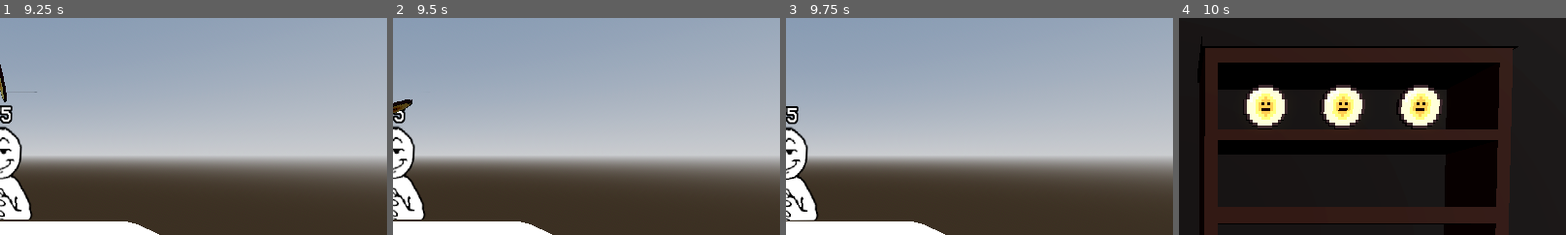
Above: before the commit, frames 1-4 (left to right).
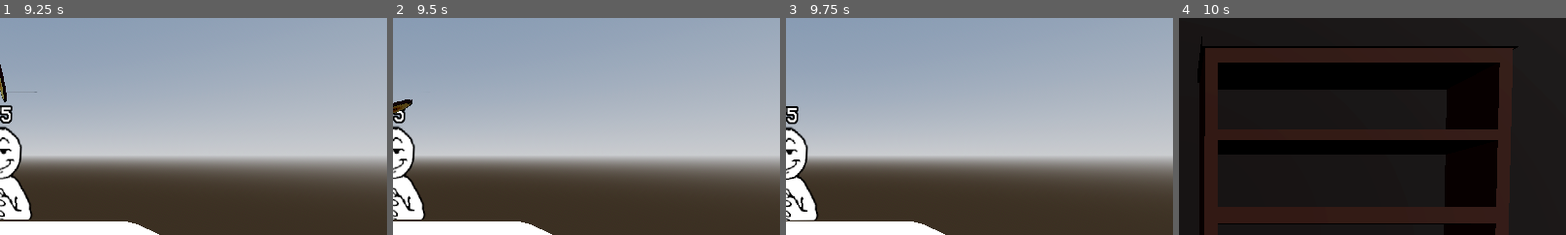
Above: after the commit, the same moments.

Repository: nianjindev/nummus
Game: Godot game, scene res://gui/splash_screen/splash_screen_manager.tscn
The game is run twice, just before and just after one commit, with the same random seed, the same clock (stepped at 60 frames per second) and the same inputs. The engine's default icon, where the game draws it, is replaced by a stand-in: a white triangle on a blue panel in a dark square.
Inputs (mouse positions are % of the whole screen's width and height, from its top left):
- Up to frame 1 (9.25 s): click "Skip" at 0.5 s; click "Skip" at 1.25 s; click "Heads" at 2 s; click "Tails" at 2.75 s; click "Heads" at 3.5 s; click "Tails" at 4.25 s; click "Heads" at 5 s; click "Tails" at 5.75 s; click "Play" at 6.5 s; click "Skip" at 7.25 s; click "Skip" at 8 s; click "Heads" at 8.75 s
- Up to frame 2 (9.5 s): no input
- Up to frame 3 (9.75 s): tap Enter at 9.5 s; move the mouse to (72, 45) at 9.52 s
- Up to frame 4 (10 s): tap Space at 9.77 s
The pictures show only the part of the screen within x 50-100%, y 0-50%; the shares and areas given below are measured in that part.

Frames 1-3 are identical in both runs. In frame 4, 5.2% of the frame differs, in the area x 16-69%, y 30-52%.
Error after the commit: Invalid access to property or key 'coin_id' on a base object of type 'previously freed'. (res://base_objects/shop_shelf.gd:13)

Commit message:
added randomization to shop

Diff:
--- a/nummus-game/autoload/constants.gd
+++ b/nummus-game/autoload/constants.gd
@@ -20,8 +20,8 @@
 	"base":"uid://d35ga8hv2jlvh",
 	"1787":"uid://bgh5v2n073rl7",
 	"old_abe":"uid://dj73eohb1fsui",
-	"lucky":"",
-	"healthy":"",
+	#"lucky":"",
+	#"healthy":"",
 }
 
 enum display_type{PLAY, SHOP, HAND}
--- a/nummus-game/base_objects/shop_shelf.gd
+++ b/nummus-game/base_objects/shop_shelf.gd
@@ -8,8 +8,18 @@
 	init_coins()
 
 func init_coins():
+	var no_repeat: Array[CoinStats]
+	for i in Inventory.inventory:
+		no_repeat.append(i.coin_id)
+	print(no_repeat)
 	for z in z_positions:
-		var new_coin: Coin = ObjectManager.create_coin(Constants.COINS.base, Constants.display_type.SHOP)
+		var new_coin_rs = Constants.COINS.values().pick_random()
+		while (ResourceLoader.load(new_coin_rs) in no_repeat) and (no_repeat.size() < Constants.COINS.values().size()):
+			print("Finding new coin, dupe found")
+			new_coin_rs = Constants.COINS.values().pick_random()
+		var new_coin: Coin = ObjectManager.create_coin(new_coin_rs, Constants.display_type.SHOP)
+		no_repeat.append(new_coin.coin_id)
 		self.add_child(new_coin)
 		new_coin.position.y = 1.1
 		new_coin.position.z = z
+		print(no_repeat)
